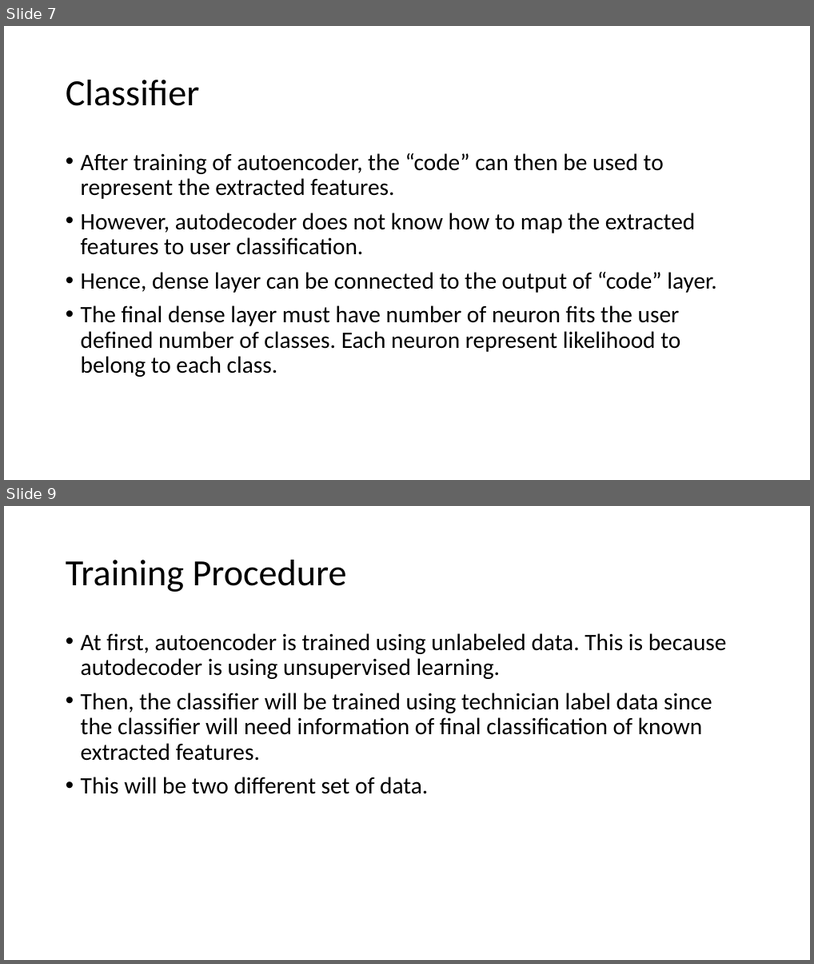
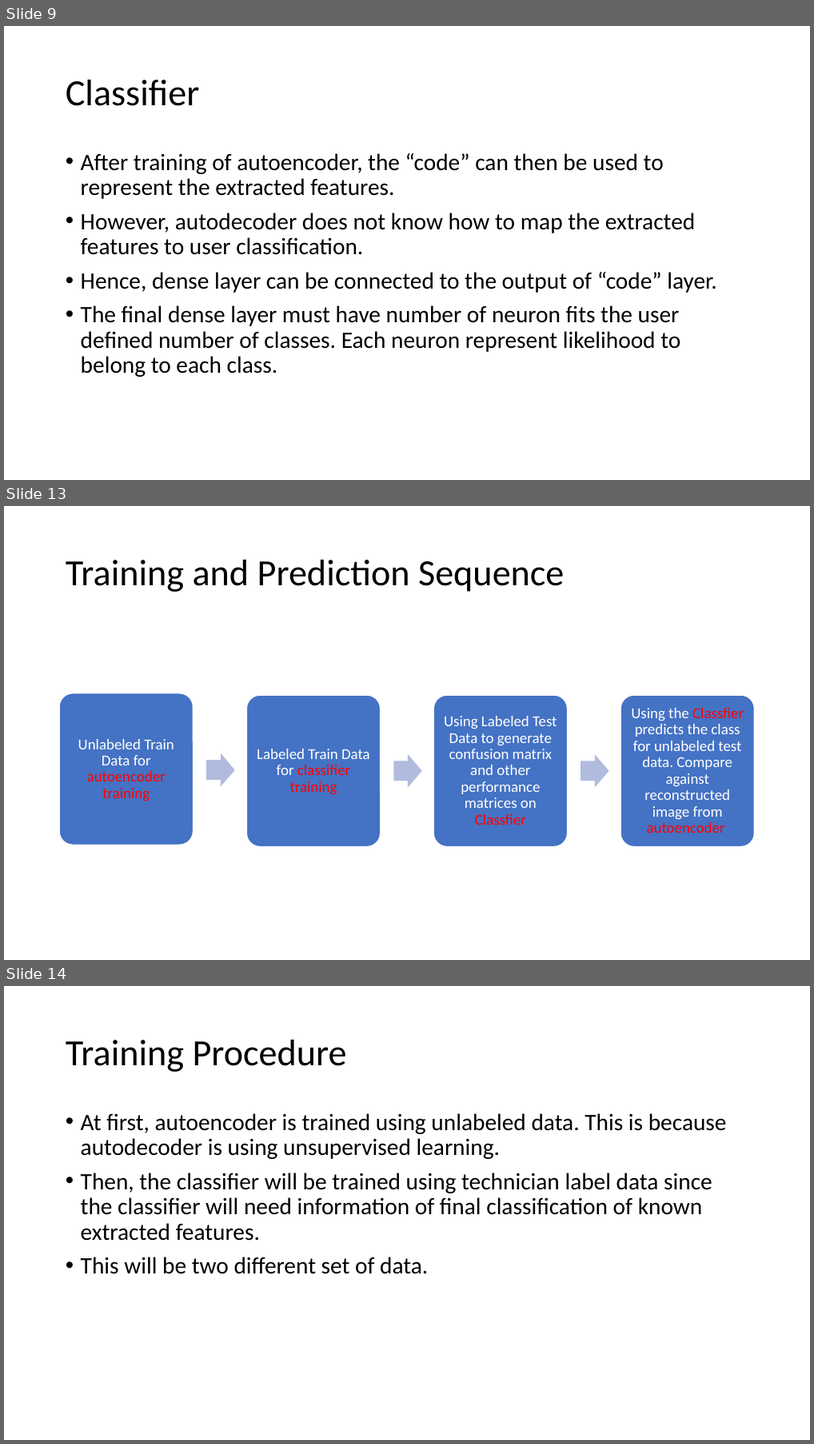
Before and after one commit to optimusium/psupr3, a slide deck: Autoencoder Classifier for Wafer resistance test map.pptx. Shown one above the other, each under a label of ours: slides 7 and 9 before the commit, slides 9, 13 and 14 after it; the slides between them are not shown. The pictures are 814x964 and 814x1444 pixels, drawn with LibreOffice and Linux fonts; fonts in the diff are those of the drawing. Boxes give left, top, right and bottom in pixels: in the first picture for what was removed or moved away, otherwise in the second. Text is boxed around its words. In the diff, an @@ line names an element or a change of style, - is before the commit and + after.

```diff
--- a/Autoencoder Classifier for Wafer resistance test map.pptx
+++ b/Autoencoder Classifier for Wafer resistance test map.pptx
@@ slide 13 added at [4,506,810,960], background #FFFFFF @@
@@ title added at [66,560,564,592], 44 pt, text #000000 @@
+Training and Prediction Sequence
@@ group added at [60,693,754,847]: 4 rounded rectangles, 4 texts, 3 right arrows @@
+Unlabeled Train Data for autoencoder training
+Labeled Train Data for classifier training
+Using Labeled Test Data to generate confusion matrix and other performance matrices on Classfier
+Using the Classfier predicts the class for unlabeled test data. Compare against reconstructed image from autoencoder
@@ what was slide 7 is now slide 9 @@
@@ what was slide 9 is now slide 14 @@
```
Also in this commit, not shown: 7 slides changed, 8 other slides added.
